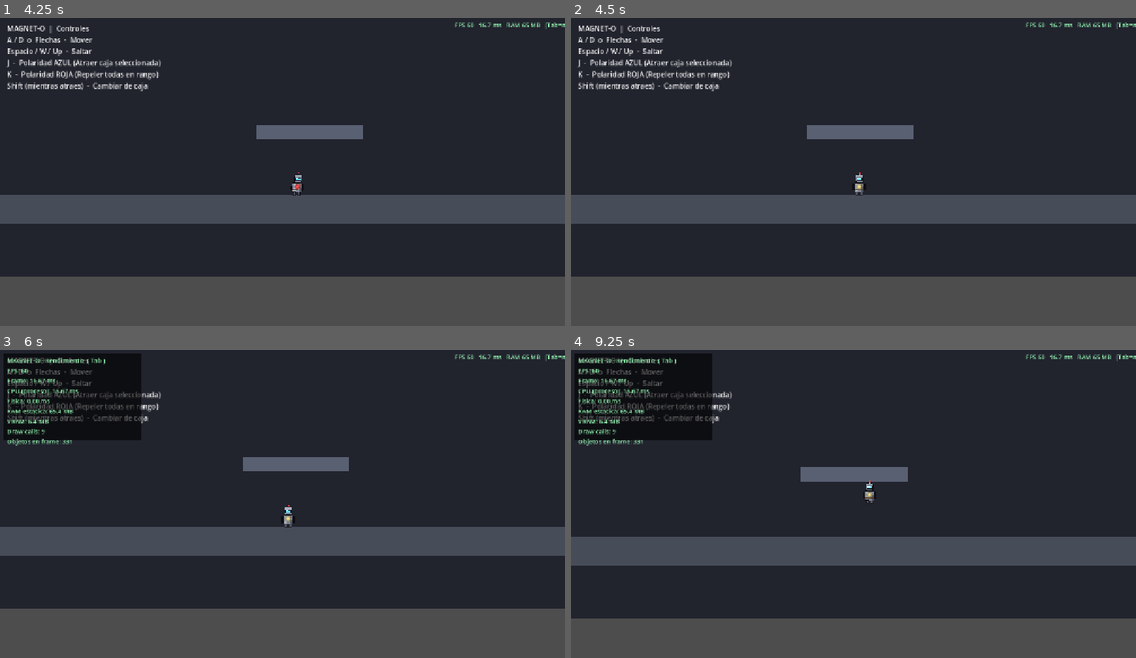
Above: before the commit, frames 1-4 (two rows, left to right).
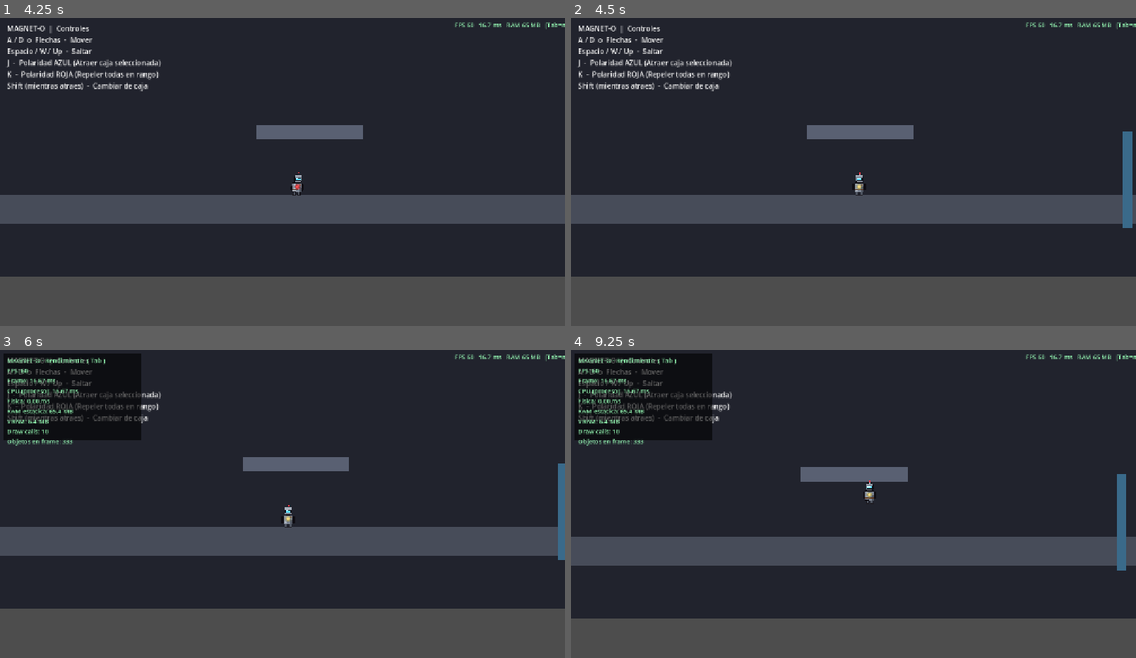
Above: after the commit, the same moments.

Repository: manueleaf/Proyecto_videojuegos_2026_individual
Game: Godot game, scene res://scenes/TestLevel_MagneticWalls.tscn
The game is run twice, just before and just after one commit, with the same random seed, the same clock (stepped at 60 frames per second) and the same inputs. This scene is started directly instead of the project's main scene.
Inputs:
- Up to frame 1 (4.25 s): tap Enter at 0.5, 3.6 s; hold K (repel) 0.53-1.28 s; hold D (move_right) 0.53-2.03 s; tap Space (jump) at 0.77, 1.52, 3.02, 3.77 s; tap J (attract) at 1.35 s; tap K (repel) at 1.55, 2.85 s; hold A (move_left) 2.03-2.78 s; hold K (repel) 2.03-2.78 s; tap Shift (cycle_target) at 2.1 s; hold D (move_right) from 2.78 s (still down); hold K (repel) from 3.53 s (still down)
- Up to frame 2 (4.5 s): release D (move_right) at 4.28 s; release K (repel) at 4.28 s; hold A (move_left) from 4.28 s (still down); tap R at 4.35 s
- Up to frame 3 (6 s): tap Space (jump) at 4.52 s; tap K (repel) at 4.55, 5.85 s; release A (move_left) at 5.03 s; hold D (move_right) 5.03-5.78 s; hold K (repel) 5.03-5.78 s; tap Tab at 5.1 s; hold A (move_left) from 5.78 s (still down)
- Up to frame 4 (9.25 s): tap Space (jump) at 6.02, 6.77, 7.52, 9.02 s; hold J (attract) 6.53-7.28 s; tap K (repel) at 6.8, 7.55, 9.05 s; release A (move_left) at 7.28 s; hold D (move_right) from 7.28 s (still down); tap Shift (cycle_target) at 7.35 s; hold K (repel) 8.03-8.78 s; tap Enter at 8.85 s

Frame 1 is identical in both runs. In frame 2, 0.5% of the frame differs, in the area x 97-100%, y 36-69%; in frame 3, 0.4%; in frame 4, 0.5%.

Commit message:
Integrar pared magnética en Level3
Instancia de MagneticWall en (750, 180), entre Laser
y Goal. Zona bonus elevada, no bloquea la ruta principal. Level3
no tiene Enemy, así que la interacción dron-pared no aplica aquí.

Diff:
--- a/scenes/Level3.tscn
+++ b/scenes/Level3.tscn
@@ -1,15 +1,16 @@
-[gd_scene load_steps=14 format=3 uid="uid://lv3magneto001"]
+[gd_scene format=3 uid="uid://bu0iavm43eqq"]
 
-[ext_resource type="Script" path="res://scripts/Level.gd" id="0_level"]
-[ext_resource type="Texture2D" path="res://assets/sprites/bg_factory.png" id="1_bg"]
-[ext_resource type="PackedScene" path="res://scenes/HUD.tscn" id="2_hud"]
-[ext_resource type="PackedScene" path="res://scenes/Player.tscn" id="3_player"]
-[ext_resource type="PackedScene" path="res://scenes/MetalBox.tscn" id="4_box"]
-[ext_resource type="PackedScene" path="res://scenes/Button.tscn" id="5_btn"]
-[ext_resource type="PackedScene" path="res://scenes/Door.tscn" id="6_door"]
-[ext_resource type="PackedScene" path="res://scenes/Laser.tscn" id="7_laser"]
-[ext_resource type="PackedScene" path="res://scenes/Collectible.tscn" id="8_gear"]
-[ext_resource type="PackedScene" path="res://scenes/Goal.tscn" id="9_goal"]
+[ext_resource type="Script" uid="uid://dntekasjsd5he" path="res://scripts/Level.gd" id="0_level"]
+[ext_resource type="Texture2D" uid="uid://bcg1otsmrxmb4" path="res://assets/sprites/bg_factory.png" id="1_bg"]
+[ext_resource type="PackedScene" uid="uid://daotiwp7fn81h" path="res://scenes/HUD.tscn" id="2_hud"]
+[ext_resource type="PackedScene" uid="uid://bwcnaqdf0jv41" path="res://scenes/Player.tscn" id="3_player"]
+[ext_resource type="PackedScene" uid="uid://damagboybox01" path="res://scenes/MetalBox.tscn" id="4_box"]
+[ext_resource type="PackedScene" uid="uid://btnmagneto001" path="res://scenes/Button.tscn" id="5_btn"]
+[ext_resource type="PackedScene" uid="uid://drmagneto001x" path="res://scenes/Door.tscn" id="6_door"]
+[ext_resource type="PackedScene" uid="uid://drl2m1e7ma0bj" path="res://scenes/Laser.tscn" id="7_laser"]
+[ext_resource type="PackedScene" uid="uid://df5h0gw1vymvf" path="res://scenes/Collectible.tscn" id="8_gear"]
+[ext_resource type="PackedScene" uid="uid://cp7eulhk4s5a6" path="res://scenes/Goal.tscn" id="9_goal"]
+[ext_resource type="PackedScene" uid="uid://cwssr66c0codc" path="res://scenes/MagneticWall.tscn" id="11_opw0y"]
 
 [sub_resource type="RectangleShape2D" id="GroundShape"]
 size = Vector2(2400, 60)
@@ -20,104 +21,103 @@
 [sub_resource type="RectangleShape2D" id="PlatformShape"]
 size = Vector2(100, 20)
 
-[node name="Level3" type="Node2D"]
+[node name="Level3" type="Node2D" unique_id=2141125625]
 script = ExtResource("0_level")
 level_index = 2
 
-[node name="Background" type="Polygon2D" parent="."]
+[node name="Background" type="Polygon2D" parent="." unique_id=2024375292]
 color = Color(0.04, 0.04, 0.06, 1)
 polygon = PackedVector2Array(-1400, -600, 1400, -600, 1400, 600, -1400, 600)
 
-[node name="BgImage" type="Sprite2D" parent="."]
+[node name="BgImage" type="Sprite2D" parent="." unique_id=572355030]
 texture_filter = 1
 position = Vector2(0, 120)
 texture = ExtResource("1_bg")
 
-[node name="Ground" type="StaticBody2D" parent="."]
+[node name="Ground" type="StaticBody2D" parent="." unique_id=1573436995]
 position = Vector2(0, 360)
-collision_layer = 1
 
-[node name="CollisionShape2D" type="CollisionShape2D" parent="Ground"]
+[node name="CollisionShape2D" type="CollisionShape2D" parent="Ground" unique_id=480603919]
 shape = SubResource("GroundShape")
 
-[node name="Visual" type="Polygon2D" parent="Ground"]
+[node name="Visual" type="Polygon2D" parent="Ground" unique_id=1567925161]
 color = Color(0.2, 0.18, 0.16, 1)
 polygon = PackedVector2Array(-1200, -30, 1200, -30, 1200, 30, -1200, 30)
 
-[node name="Edge" type="Polygon2D" parent="Ground"]
+[node name="Edge" type="Polygon2D" parent="Ground" unique_id=1816410212]
 color = Color(0.55, 0.42, 0.16, 1)
 polygon = PackedVector2Array(-1200, -30, 1200, -30, 1200, -26, -1200, -26)
 
-[node name="LeftWall" type="StaticBody2D" parent="."]
+[node name="LeftWall" type="StaticBody2D" parent="." unique_id=1853678075]
 position = Vector2(-1170, 0)
-collision_layer = 1
 
-[node name="CollisionShape2D" type="CollisionShape2D" parent="LeftWall"]
+[node name="CollisionShape2D" type="CollisionShape2D" parent="LeftWall" unique_id=1688179954]
 shape = SubResource("WallShape")
 
-[node name="Visual" type="Polygon2D" parent="LeftWall"]
+[node name="Visual" type="Polygon2D" parent="LeftWall" unique_id=202098761]
 color = Color(0.18, 0.16, 0.15, 1)
 polygon = PackedVector2Array(-30, -400, 30, -400, 30, 400, -30, 400)
 
-[node name="RightWall" type="StaticBody2D" parent="."]
+[node name="RightWall" type="StaticBody2D" parent="." unique_id=1766527868]
 position = Vector2(1170, 0)
-collision_layer = 1
 
-[node name="CollisionShape2D" type="CollisionShape2D" parent="RightWall"]
+[node name="CollisionShape2D" type="CollisionShape2D" parent="RightWall" unique_id=1479616070]
 shape = SubResource("WallShape")
 
-[node name="Visual" type="Polygon2D" parent="RightWall"]
+[node name="Visual" type="Polygon2D" parent="RightWall" unique_id=1103443300]
 color = Color(0.18, 0.16, 0.15, 1)
 polygon = PackedVector2Array(-30, -400, 30, -400, 30, 400, -30, 400)
 
-[node name="Platform" type="StaticBody2D" parent="."]
+[node name="Platform" type="StaticBody2D" parent="." unique_id=106503241]
 position = Vector2(-400, 290)
-collision_layer = 1
 
-[node name="CollisionShape2D" type="CollisionShape2D" parent="Platform"]
+[node name="CollisionShape2D" type="CollisionShape2D" parent="Platform" unique_id=1971646437]
 shape = SubResource("PlatformShape")
 
-[node name="Visual" type="Polygon2D" parent="Platform"]
+[node name="Visual" type="Polygon2D" parent="Platform" unique_id=818778266]
 color = Color(0.24, 0.22, 0.2, 1)
 polygon = PackedVector2Array(-50, -10, 50, -10, 50, 10, -50, 10)
 
-[node name="Edge" type="Polygon2D" parent="Platform"]
+[node name="Edge" type="Polygon2D" parent="Platform" unique_id=678991583]
 color = Color(0.55, 0.42, 0.16, 1)
 polygon = PackedVector2Array(-50, -10, 50, -10, 50, -7, -50, -7)
 
-[node name="HUD" parent="." instance=ExtResource("2_hud")]
+[node name="HUD" parent="." unique_id=84143620 instance=ExtResource("2_hud")]
 
-[node name="Player" parent="." instance=ExtResource("3_player")]
+[node name="Player" parent="." unique_id=1161703587 instance=ExtResource("3_player")]
 position = Vector2(-1000, 240)
 
-[node name="Box1" parent="." instance=ExtResource("4_box")]
+[node name="Box1" parent="." unique_id=1316445039 instance=ExtResource("4_box")]
 position = Vector2(-780, 310)
 
-[node name="Box2" parent="." instance=ExtResource("4_box")]
+[node name="Box2" parent="." unique_id=1163873202 instance=ExtResource("4_box")]
 position = Vector2(-660, 310)
 
-[node name="Button2b" parent="." instance=ExtResource("5_btn")]
+[node name="Button2b" parent="." unique_id=1073774536 instance=ExtResource("5_btn")]
 position = Vector2(-400, 280)
 target_path = NodePath("../Door2")
 requires_metal_box = true
 
-[node name="Button2a" parent="." instance=ExtResource("5_btn")]
+[node name="Button2a" parent="." unique_id=1738201879 instance=ExtResource("5_btn")]
 position = Vector2(-100, 330)
 target_path = NodePath("../Door2")
 
-[node name="Door2" parent="." instance=ExtResource("6_door")]
+[node name="Door2" parent="." unique_id=73011842 instance=ExtResource("6_door")]
 position = Vector2(150, 280)
 auto_close = false
 required_presses = 2
 
-[node name="Gear1" parent="." instance=ExtResource("8_gear")]
+[node name="Gear1" parent="." unique_id=1471446579 instance=ExtResource("8_gear")]
 position = Vector2(300, 295)
 
-[node name="Laser" parent="." instance=ExtResource("7_laser")]
+[node name="Laser" parent="." unique_id=1964734037 instance=ExtResource("7_laser")]
 position = Vector2(520, 250)
 
-[node name="Gear2" parent="." instance=ExtResource("8_gear")]
+[node name="Gear2" parent="." unique_id=939060183 instance=ExtResource("8_gear")]
 position = Vector2(720, 300)
 
-[node name="Goal" parent="." instance=ExtResource("9_goal")]
+[node name="Goal" parent="." unique_id=1851984108 instance=ExtResource("9_goal")]
 position = Vector2(1000, 280)
+
+[node name="MagneticWall" parent="." unique_id=702983495 instance=ExtResource("11_opw0y")]
+position = Vector2(750, 180)
--- a/scenes/MagneticWall.tscn
+++ b/scenes/MagneticWall.tscn
@@ -13,8 +13,6 @@
 collision_mask = 0
 script = ExtResource("1_5s650")
 
-[node name="Sprite2D" type="Sprite2D" parent="." unique_id=1002175437]
-
 [node name="CollisionShape2D" type="CollisionShape2D" parent="." unique_id=228712250]
 shape = SubResource("RectangleShape2D_lw72v")
 
@@ -24,3 +22,10 @@
 
 [node name="CollisionShape2D" type="CollisionShape2D" parent="MagnetZone" unique_id=1422743428]
 shape = SubResource("RectangleShape2D_5y8v4")
+
+[node name="ColorRect" type="ColorRect" parent="." unique_id=729615149]
+offset_left = -10.0
+offset_top = -100.0
+offset_right = 10.0
+offset_bottom = 100.0
+color = Color(0.22745098, 0.41568628, 0.5411765, 1)
--- a/scenes/TestLevel_MagneticWalls.tscn
+++ b/scenes/TestLevel_MagneticWalls.tscn
@@ -95,6 +95,10 @@
 
 [node name="Player" parent="." unique_id=134175854 instance=ExtResource("1_fjjk5")]
 position = Vector2(-800, 200)
+debug_magnetism = false
+wall_dash_impulse = 500.0
+wall_repel_impulse = 550.0
+wall_repel_boost_y = -180.0
 
 [node name="MagneticWall" parent="." unique_id=702983495 instance=ExtResource("2_fjjk5")]
 position = Vector2(150, 300)
